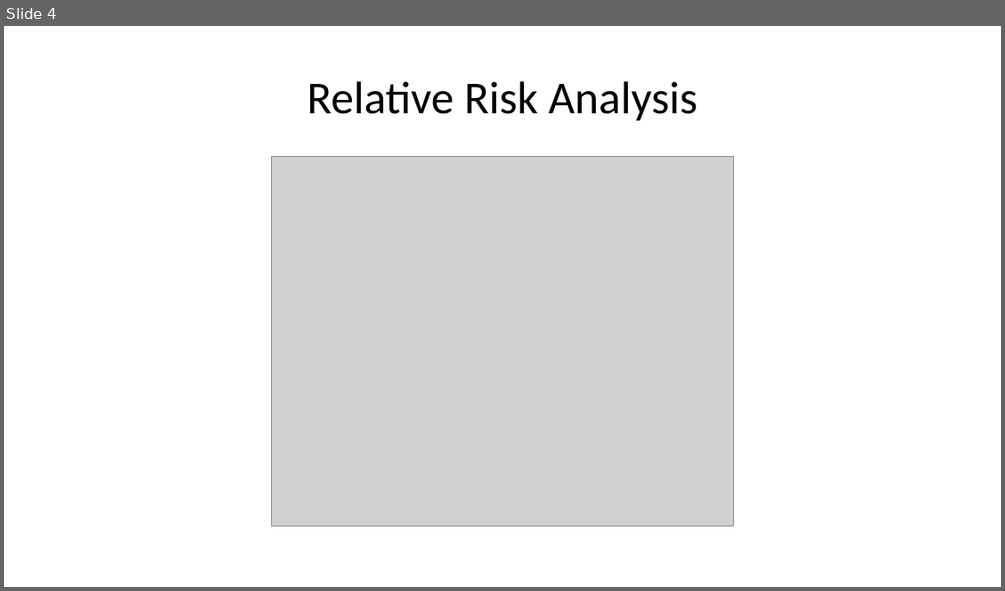
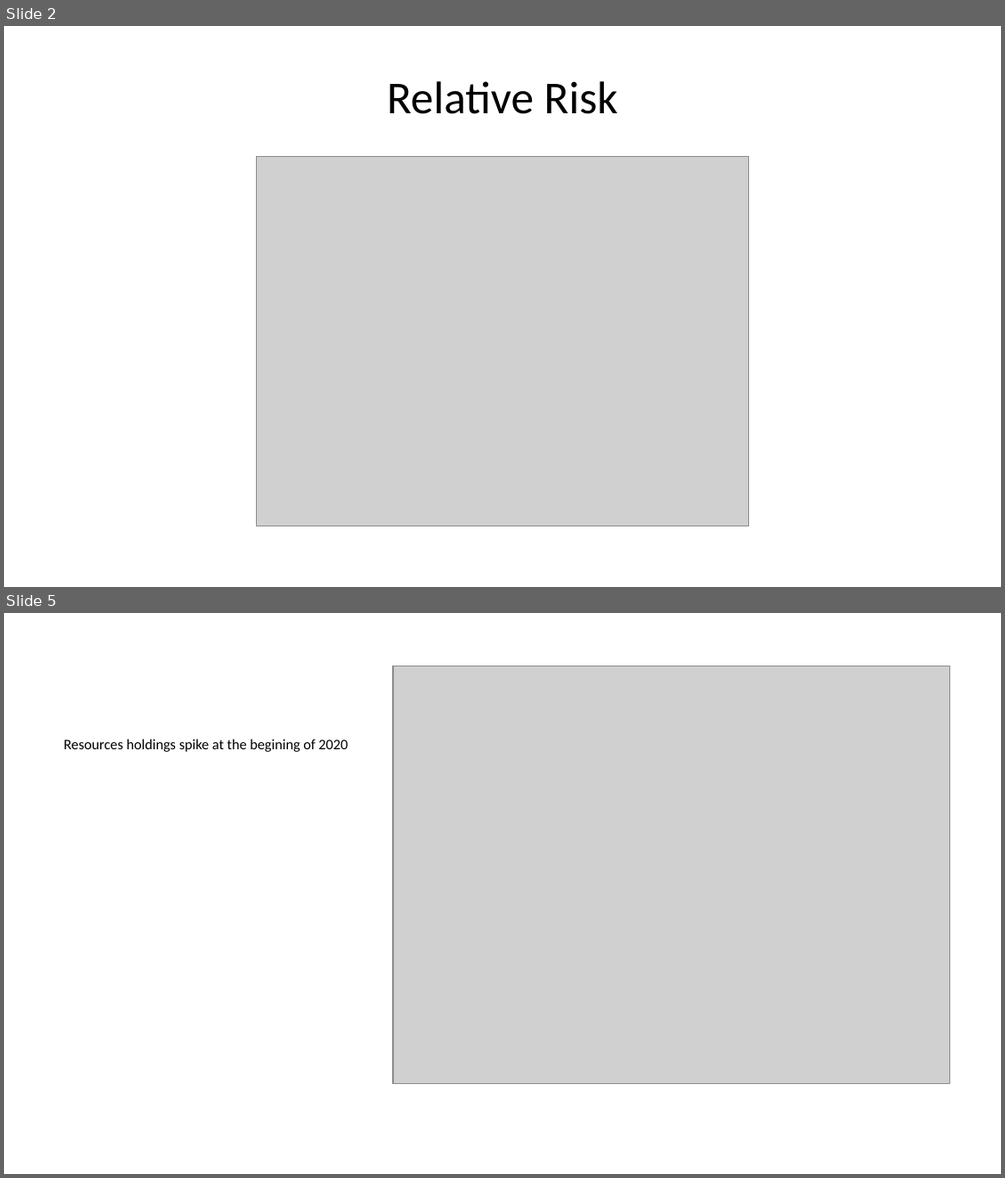
Before and after one commit to 22562435/22562435-FinEcosExam, a slide deck: Questions/Question 4/README.pptx. Shown one above the other, each under a label of ours: slide 4 before the commit, slides 2 and 5 after it; the slides between them are not shown. The pictures are 1005x591 and 1005x1178 pixels, drawn with LibreOffice and Linux fonts; fonts in the diff are those of the drawing; grey boxes stand for pictures. Boxes give left, top, right and bottom in pixels: in the first picture for what was removed or moved away, otherwise in the second. Text is boxed around its words. In the diff, an @@ line names an element or a change of style, - is before the commit and + after.

```diff
--- a/Questions/Question 4/README.pptx
+++ b/Questions/Question 4/README.pptx
@@ slide 5 added at [4, 613, 1001, 1174], background #FFFFFF @@
@@ picture added at [393, 666, 949, 1084] @@
@@ text added at [64, 738, 348, 752], 10.5 pt, text #000000 @@
+Resources holdings spike at the begining of 2020
@@ what was slide 4 is now slide 2 @@
@@ slide 2 changed as well @@
@@ title at [387, 81, 618, 114]: text changed @@
-Relative Risk Analysis
+Relative Risk
@@ picture: place and size @@
-picture at [271, 157, 734, 526]
+picture at [256, 157, 749, 526]
```
Also in this commit, not shown: 2 other slides changed, 2 other slides added, 6 slides removed, 14 other files.
